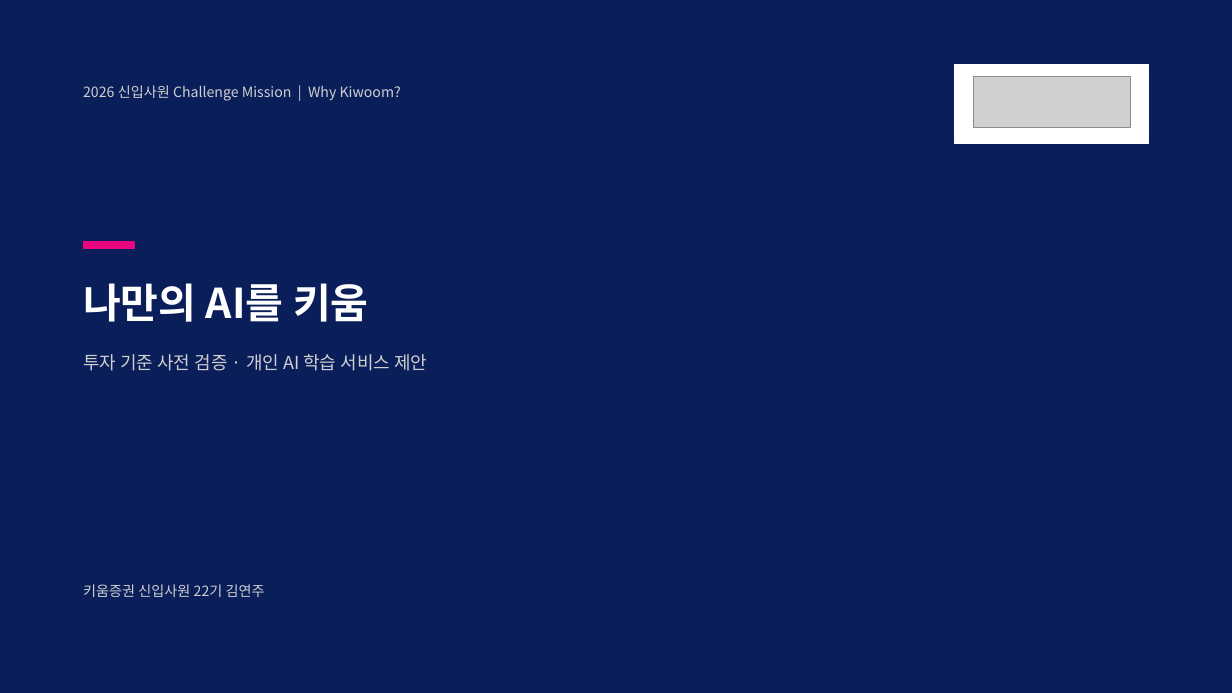
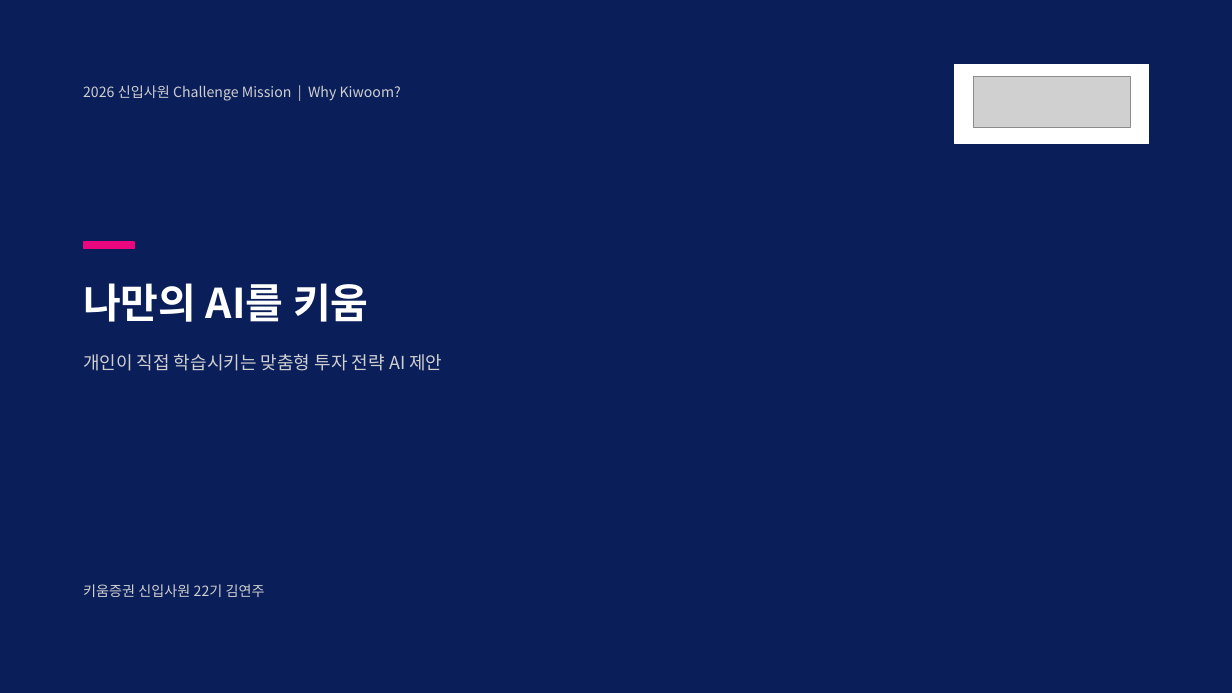
Before and after one commit to kjhoeakjy/why-kw, a slide deck: slide 1 of docs/deck/WhyKiwoom_AI_FACTORY.pptx. Drawn at 1232x693 pixels with LibreOffice and Linux fonts; fonts in the diff are those of the drawing; grey boxes stand for pictures. Boxes give left, top, right and bottom in pixels: in the first picture for what was removed or moved away, otherwise in the second. Text is boxed around its words. In the diff, an @@ line names an element or a change of style, - is before the commit and + after.

```diff
--- a/docs/deck/WhyKiwoom_AI_FACTORY.pptx
+++ b/docs/deck/WhyKiwoom_AI_FACTORY.pptx
@@ text at bbox=[83, 354, 442, 371]: text changed @@
-투자 기준 사전 검증 · 개인 AI 학습 서비스 제안
+개인이 직접 학습시키는 맞춤형 투자 전략 AI 제안
```
Also in this commit, not shown: 3 other slides changed, 5 other files.
